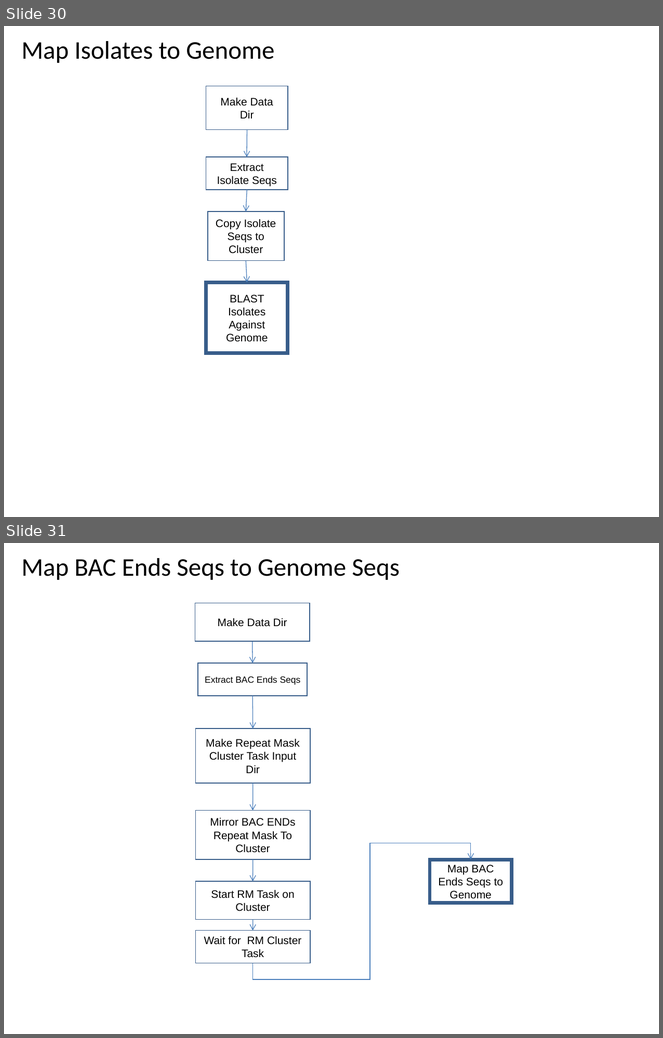
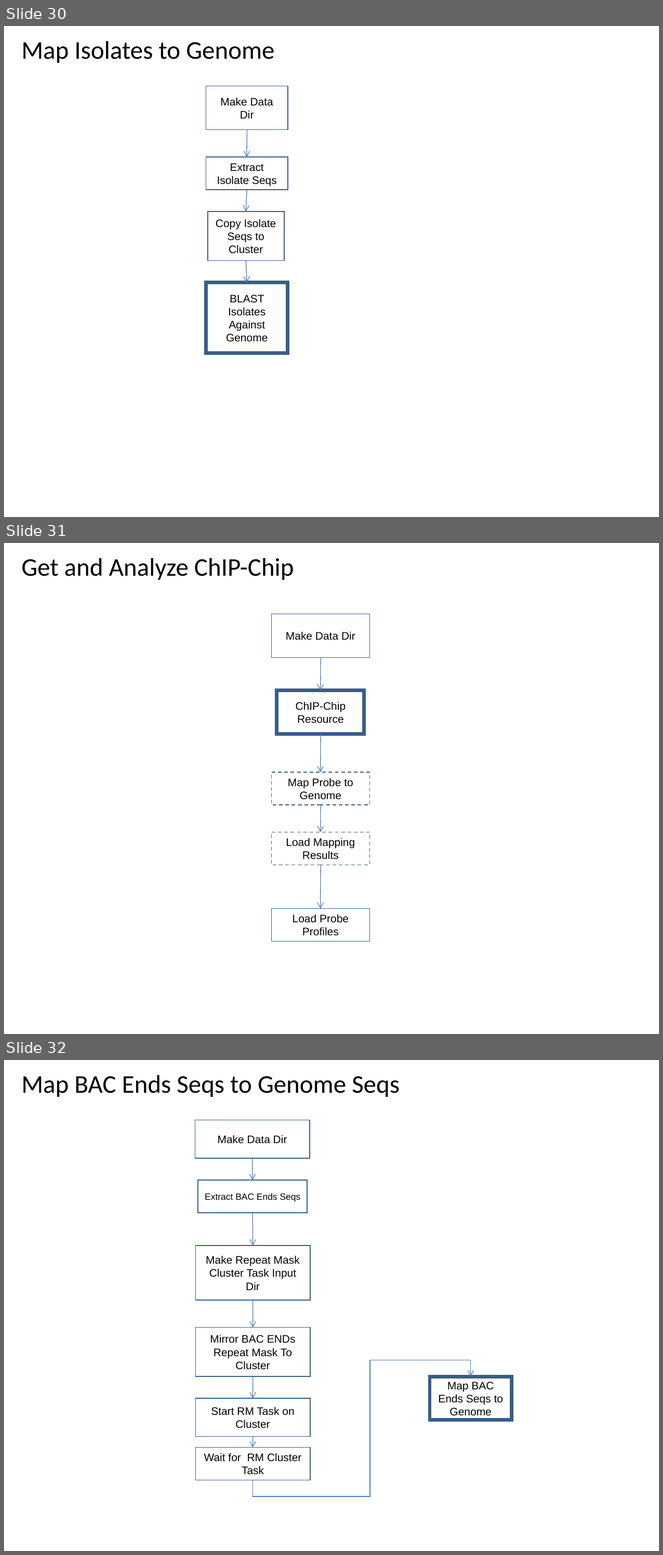
Before and after one commit to VEuPathDB/ApiCommonWorkflow, a slide deck: Main/doc/IntegratedWorkflow.ppt. Shown one above the other, each under a label of ours: slides 30 and 31 before the commit, slides 30, 31 and 32 after it. The pictures are 663x1038 and 663x1555 pixels, drawn with LibreOffice and Linux fonts; fonts in the diff are those of the drawing. Boxes give left, top, right and bottom in pixels: in the first picture for what was removed or moved away, otherwise in the second. Text is boxed around its words. In the diff, an @@ line names an element or a change of style, - is before the commit and + after.

```diff
--- a/Main/doc/IntegratedWorkflow.ppt
+++ b/Main/doc/IntegratedWorkflow.ppt
@@ slide 31 added at [4, 543, 659, 1034], background #FFFFFF @@
@@ title added at [22, 558, 294, 580], 28 pt, text #000000 @@
+Get and Analyze ChIP-Chip
@@ rectangle added at [271, 614, 370, 657], outline #385D8A 0.99 pt, 12 pt, text #000000 @@
+Make Data Dir
@@ arrow added from (321, 657) to (321, 691), #4A7EBB 0.74 pt @@
@@ rectangle added at [277, 691, 364, 734], fill #FFFFFF, outline #385D8A 4 pt, 12 pt, text #000000 @@
+ChIP-Chip
+Resource
@@ arrow added from (321, 734) to (321, 772), #4A7EBB 0.74 pt @@
@@ rectangle added at [271, 772, 370, 805], outline #385D8A 0.99 pt dashed, 12 pt, text #000000 @@
+Map Probe to Genome
@@ arrow added from (321, 805) to (321, 833), #4A7EBB 0.74 pt @@
@@ rectangle added at [271, 833, 370, 865], outline #385D8A 0.99 pt dashed, 12 pt, text #000000 @@
+Load Mapping Results
@@ arrow added from (321, 865) to (321, 909), #4A7EBB 0.74 pt @@
@@ rectangle added at [271, 909, 370, 941], outline #385D8A 0.99 pt, 12 pt, text #000000 @@
+Load Probe Profiles
@@ what was slide 31 is now slide 32 @@
```
Also in this commit, not shown: 9 slides changed, 1 other slide added, 1 slide removed.
